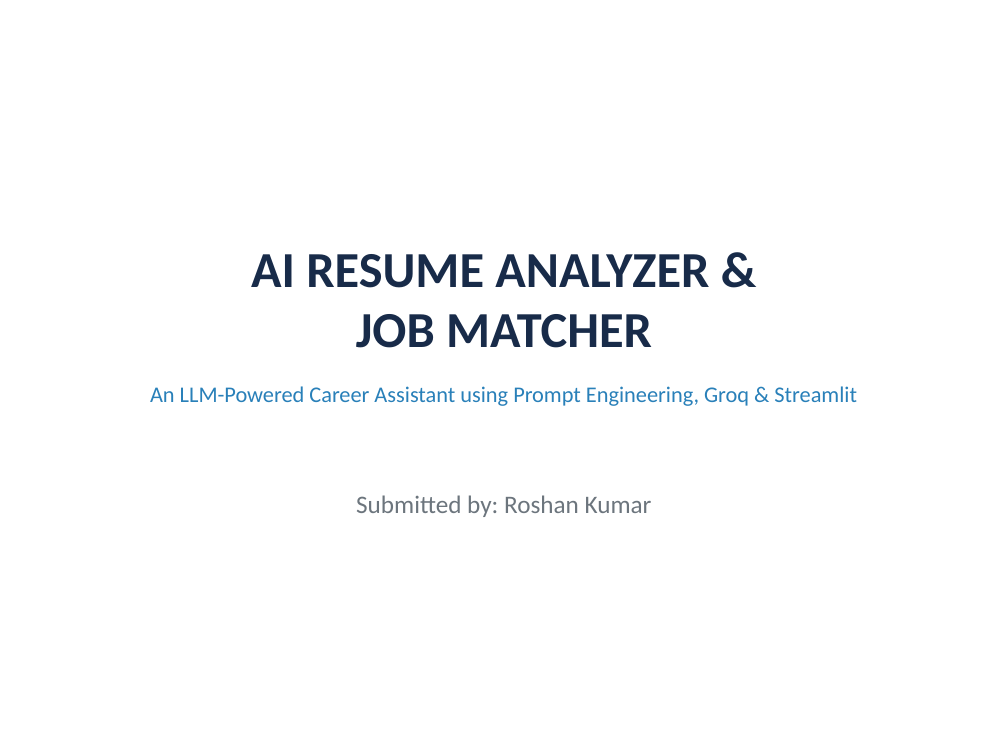
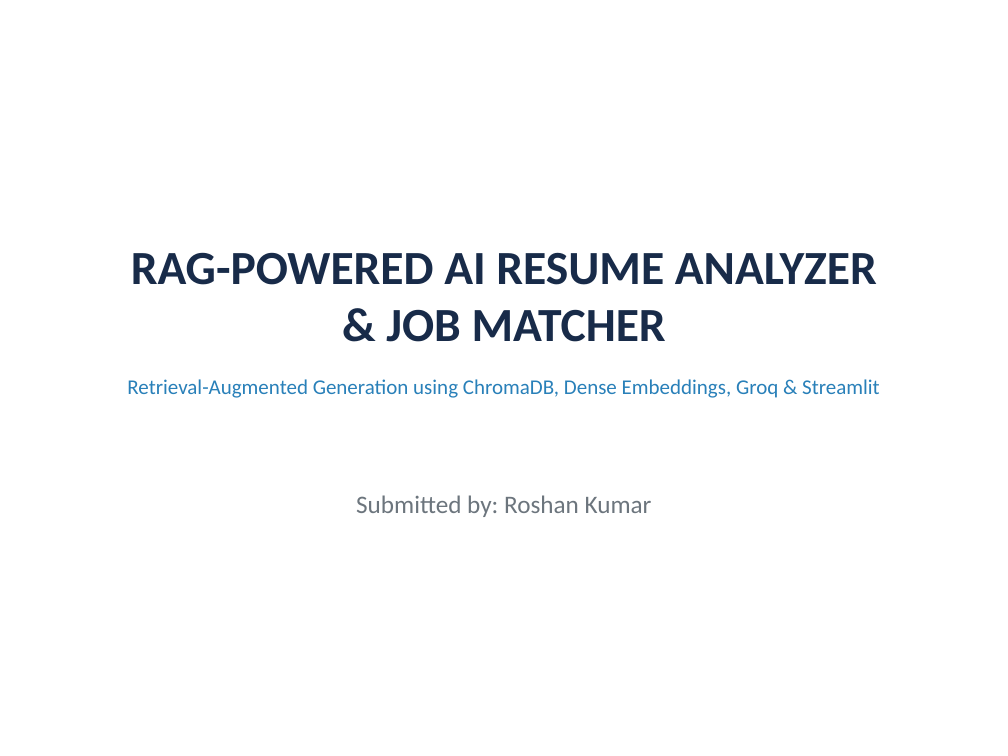
Before and after one commit to Roshan8555/AI-Resume-Analyzer-and-Job-Matcher, a slide deck: slide 1 of AI_Resume_Analyzer_Presentation.pptx. Drawn at 1008x756 pixels with LibreOffice and Linux fonts; fonts in the diff are those of the drawing. Boxes give left, top, right and bottom in pixels: in the first picture for what was removed or moved away, otherwise in the second. Text is boxed around its words. In the diff, an @@ line names an element or a change of style, - is before the commit and + after.

Commit message:
Convert project to full RAG architecture with ChromaDB vector store, dense embeddings, and semantic retrieval

```diff
--- a/AI_Resume_Analyzer_Presentation.pptx
+++ b/AI_Resume_Analyzer_Presentation.pptx
@@ text at <box>127,252,880,398</box>: text changed; size 16 to 15 pt @@
-AI RESUME ANALYZER &
-JOB MATCHER
-An LLM-Powered Career Assistant using Prompt Engineering, Groq & Streamlit
+RAG-POWERED AI RESUME ANALYZER
+& JOB MATCHER
+Retrieval-Augmented Generation using ChromaDB, Dense Embeddings, Groq & Streamlit
```
Also in this commit, not shown: 7 other slides changed, 2 slides added, 2 slides removed, 10 other files.
